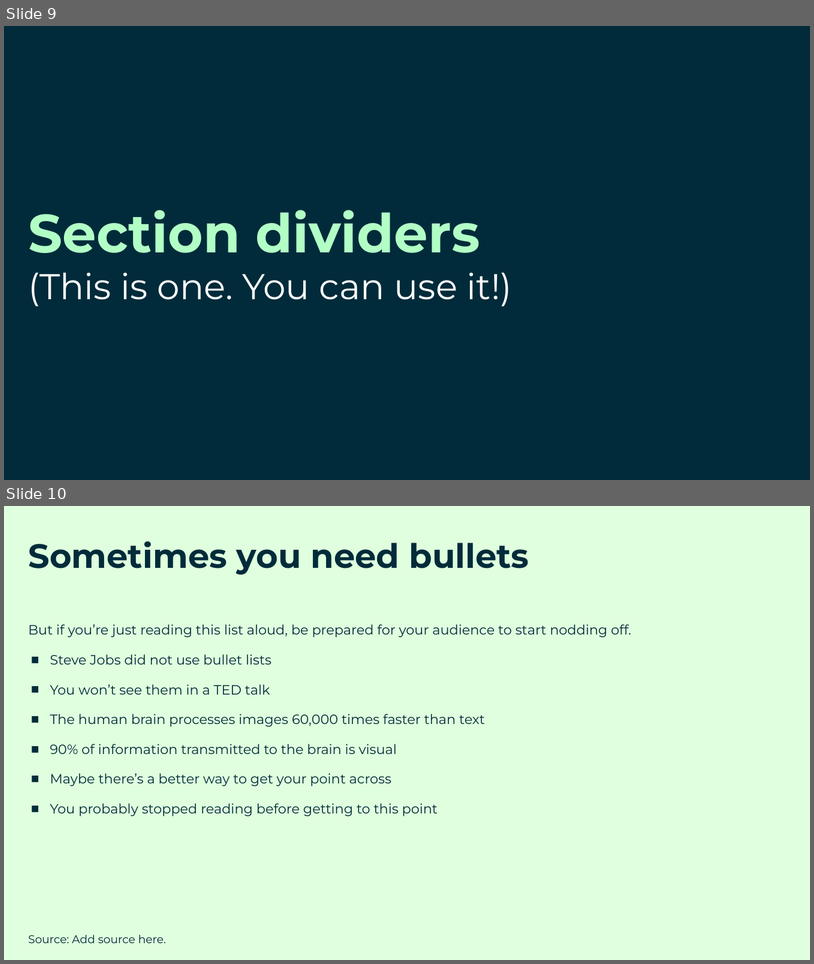
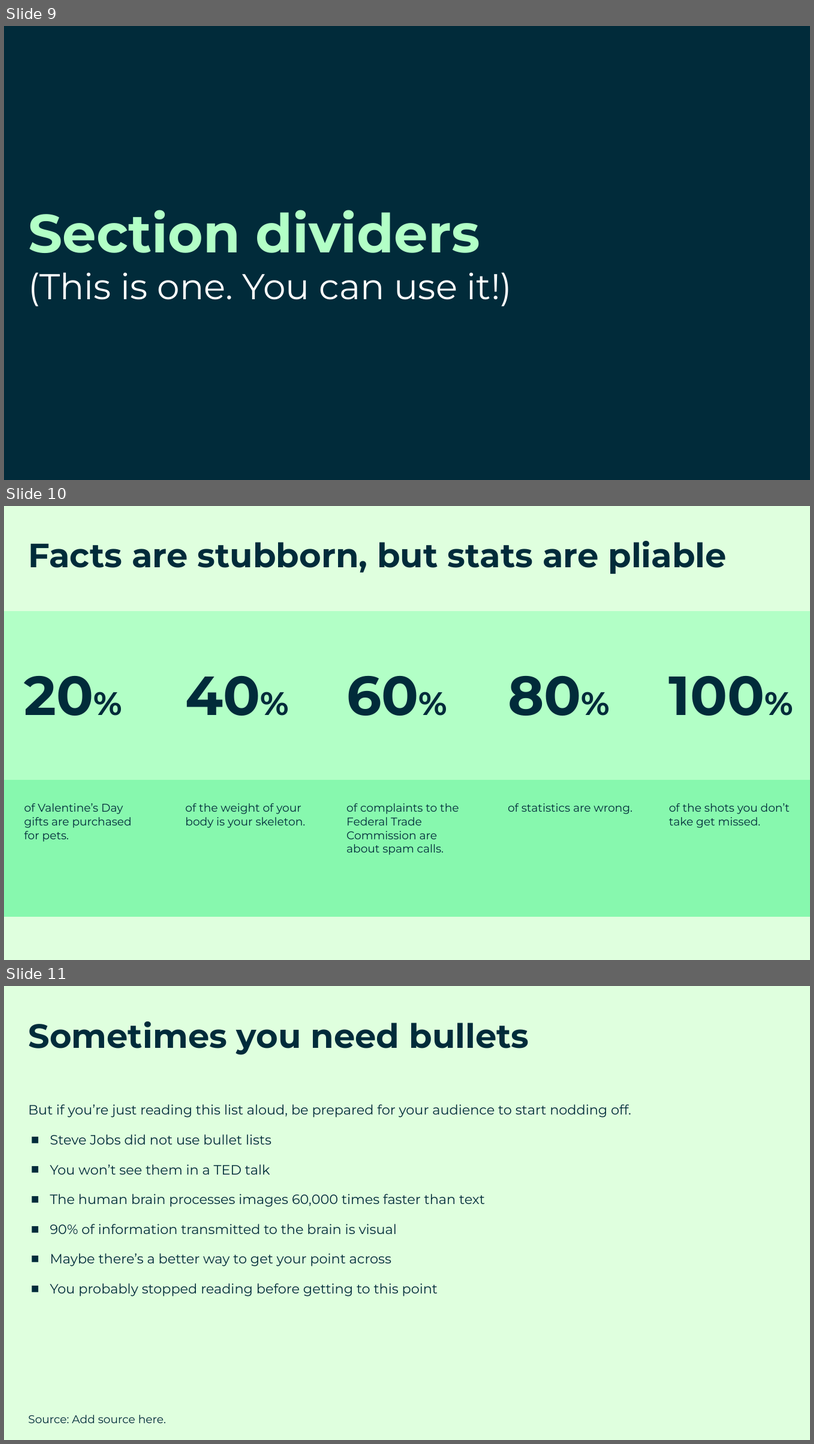
Before and after one commit to Hugocuau70/Entrevistas-de-trabajo, a slide deck: hootsuite-enterprise-ae-binance/deck/template_base.pptx. Shown one above the other, each under a label of ours: slides 9 and 10 before the commit, slides 9, 10 and 11 after it. The pictures are 814x964 and 814x1444 pixels, drawn with LibreOffice and Linux fonts; fonts in the diff are those of the drawing; background and template pictures are left out. Boxes give left, top, right and bottom in pixels: in the first picture for what was removed or moved away, otherwise in the second. Text is boxed around its words. In the diff, an @@ line names an element or a change of style, - is before the commit and + after.

```diff
--- a/hootsuite-enterprise-ae-binance/deck/template_base.pptx
+++ b/hootsuite-enterprise-ae-binance/deck/template_base.pptx
@@ slide 10 added at [4,506,810,960], background #DFFFDE @@
@@ text added at [28,541,727,574], 30 pt, text #012B3A, bold @@
+Facts are stubborn, but stats are pliable
@@ table added at [4,611,810,876], 2 rows, 5 columns @@
+20% | 40% | 60% | 80% | 100%
+of Valentine’s Day gifts are purchased for pets. | of the weight of your body is your skeleton. | of complaints to the Federal Trade Commission are about spam calls. | of statistics are wrong. | of the shots you don’t take get missed.
@@ what was slide 10 is now slide 11 @@
```
Also in this commit, not shown: 10 other files.
